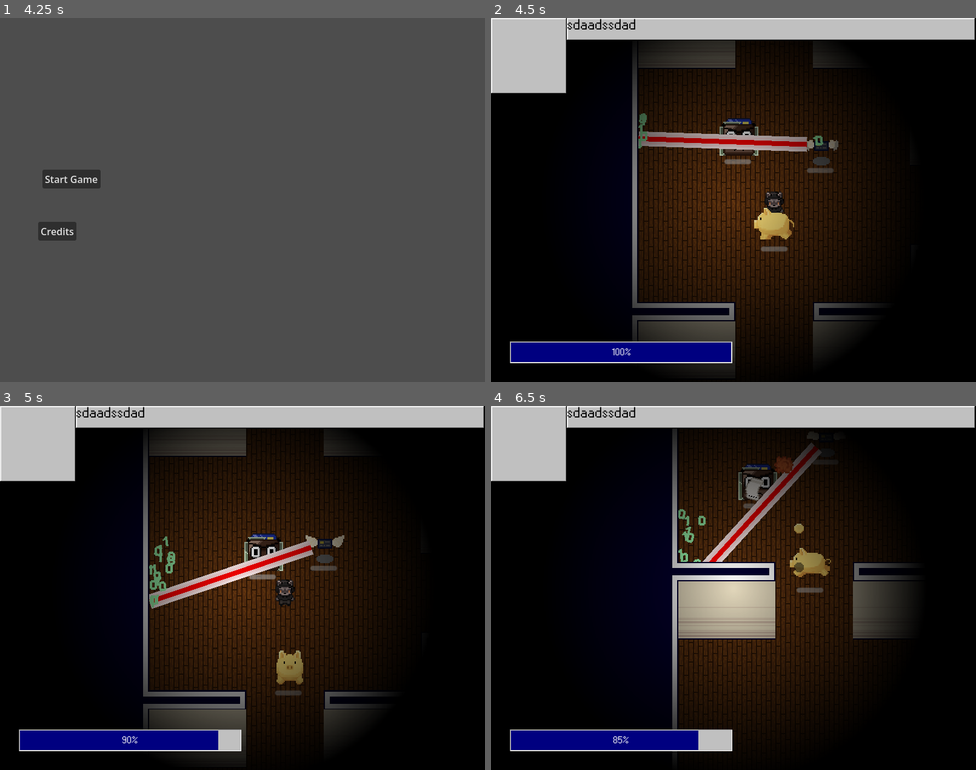
Above: before the commit, frames 1-4 (two rows, left to right).
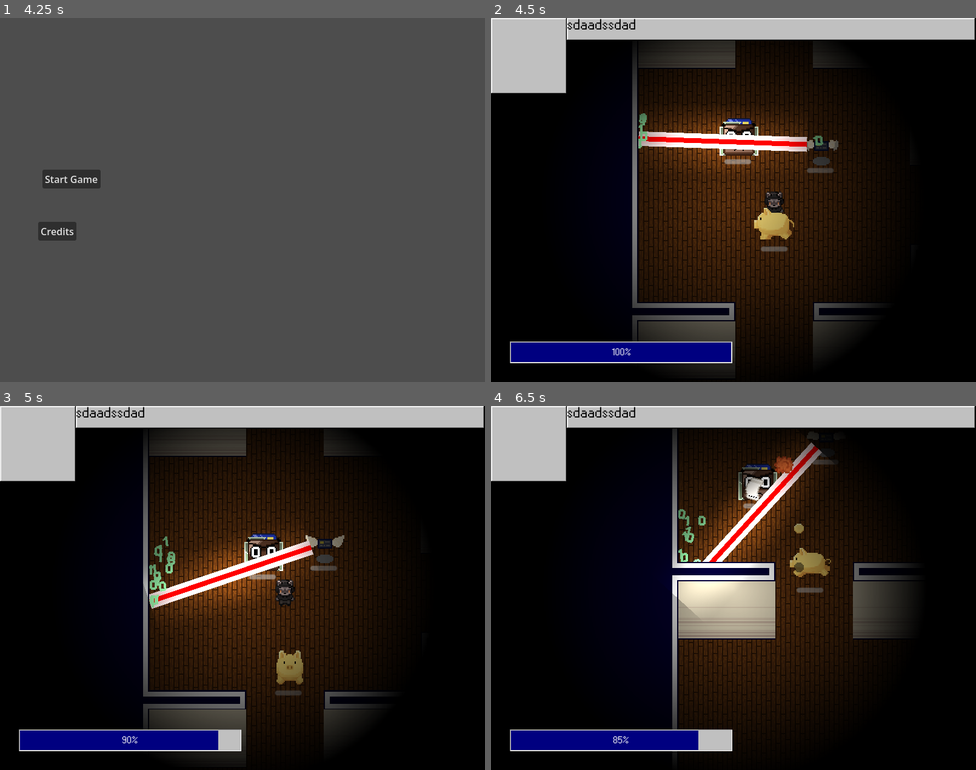
Above: after the commit, the same moments.

Repository: ygda-org/stock-strikers
Game: Godot game, scene res://main/startup_scene.tscn
Two runs of this game, one before a commit and one after it. Both use one fixed random seed, a clock stepped at 60 frames per second and the inputs below. Sound files missing from this copy of the repository are replaced by a short silence.
Inputs (mouse positions are in pixels of both pictures, inside the frame that each line leads up to):
- Up to frame 1 (4.25 s): move the mouse to (349, 181) at 0.52 s; hold D (move_right) 0.53-1.28 s; tap Shift (dodge) at 0.6, 2.1, 3.6 s; tap Enter at 1.25 s; move the mouse to (145, 218) at 1.27 s; hold S (move_down) 1.28-2.03 s; click (145, 218) at 1.35 s; move the mouse to (291, 119) at 2.02 s; hold D (move_right) 2.03-2.78 s; tap Space at 2.75 s; move the mouse to (218, 272) at 2.77 s; hold W (move_up) 2.78-3.53 s; click (218, 272) at 2.85 s; move the mouse to (388, 254) at 3.52 s; hold A (move_left) from 3.53 s (still down)
- Up to frame 2 (4.5 s): release A (move_left) at 4.25 s; click "Start Game" at 4.25 s
- Up to frame 3 (5 s): no input
- Up to frame 4 (6.5 s): move the mouse to (588, 533) at 5.02 s; hold A (move_left) 5.03-5.78 s; click (588, 533) at 5.1 s; move the mouse to (757, 588) at 5.77 s; hold S (move_down) from 5.78 s (still down); tap Shift (dodge) at 5.85 s

Frame 1 is identical in both runs. In frame 2, 3.3% of the frame differs, in the area x 30-66%, y 26-42%; in frame 3, 3.4%; in frame 4, 4.4%, in the area x 37-70%, y 10-58%.

Commit message:
laser slight mod (in progress)

Diff:
--- a/enemies/credit_card/laser/laser.tscn
+++ b/enemies/credit_card/laser/laser.tscn
@@ -2,6 +2,8 @@
 
 [ext_resource type="Script" uid="uid://w86k0qdyt6pc" path="res://enemies/credit_card/laser/laser.gd" id="1_mnss1"]
 [ext_resource type="Texture2D" uid="uid://b2moyk7nxbjuc" path="res://assets/enemies/credit_card/laser/laser.png" id="2_r3s25"]
+
+[sub_resource type="ShaderMaterial" id="ShaderMaterial_mnss1"]
 
 [sub_resource type="AtlasTexture" id="AtlasTexture_l3kua"]
 atlas = ExtResource("2_r3s25")
@@ -18,6 +20,16 @@
 "speed": 12.0
 }]
 
+[sub_resource type="Gradient" id="Gradient_mnss1"]
+interpolation_mode = 2
+offsets = PackedFloat32Array(0, 0.5, 1)
+colors = PackedColorArray(0, 0, 0, 1, 1, 1, 1, 1, 0, 0, 0, 1)
+metadata/_snap_enabled = true
+
+[sub_resource type="GradientTexture1D" id="GradientTexture1D_r3s25"]
+gradient = SubResource("Gradient_mnss1")
+width = 64
+
 [sub_resource type="RectangleShape2D" id="RectangleShape2D_ooaxc"]
 size = Vector2(6, 24)
 
@@ -29,11 +41,17 @@
 hit_from_inside = true
 
 [node name="AnimatedSprite2D" type="AnimatedSprite2D" parent="." unique_id=460099314]
+material = SubResource("ShaderMaterial_mnss1")
 position = Vector2(0, 12)
 sprite_frames = SubResource("SpriteFrames_viyxm")
 animation = &"laser"
 frame_progress = 0.48178402
 
+[node name="PointLight2D" type="PointLight2D" parent="AnimatedSprite2D" unique_id=1886802501]
+position = Vector2(0, -4.7683716e-07)
+scale = Vector2(1, 24)
+texture = SubResource("GradientTexture1D_r3s25")
+
 [node name="CollisionShape2D" type="CollisionShape2D" parent="." unique_id=510979464]
 position = Vector2(0, 12)
 shape = SubResource("RectangleShape2D_ooaxc")
--- /dev/null
+++ b/enemies/credit_card/laser/laser_sprite.gdshader
@@ -0,0 +1,31 @@
+shader_type canvas_item;
+
+void vertex() {
+	// Called for every vertex the material is visible on.
+}
+
+uniform float green_point = 0.25;
+
+void fragment()
+{
+	//vec2 grid_uv = round(UV * float(amount)) / float(amount);
+	//
+	//vec4 col = texture(TEXTURE, grid_uv);
+
+	float pixel_intensity = 64.0;
+
+	float pixel_UV_x = round(UV.x * pixel_intensity) / pixel_intensity;
+	float pixel_UV_y = round(UV.y * pixel_intensity) / pixel_intensity;
+
+	float offset = (sin(pixel_UV_y * 5.0 * 2.0 * PI) + 1.0)/2.0;
+
+	float red = max(0.0, pow((pixel_UV_x + offset/50.0),4));
+
+
+	COLOR = vec4(red,1.0,red,1.0);
+}
+
+//void light() {
+//	// Called for every pixel for every light affecting the CanvasItem.
+//	// Uncomment to replace the default light processing function with this one.
+//}
--- /dev/null
+++ b/enemies/credit_card/laser/laser_sprite.tscn
@@ -0,0 +1,36 @@
+[gd_scene format=3 uid="uid://htjyu5re4675"]
+
+[ext_resource type="Shader" uid="uid://1spxx6ydklks" path="res://enemies/credit_card/laser/laser_sprite.gdshader" id="1_kbtut"]
+
+[sub_resource type="ShaderMaterial" id="ShaderMaterial_o3cdo"]
+shader = ExtResource("1_kbtut")
+shader_parameter/green_point = 0.25
+
+[sub_resource type="ShaderMaterial" id="ShaderMaterial_rlycm"]
+shader = ExtResource("1_kbtut")
+shader_parameter/green_point = 0.25
+
+[sub_resource type="Gradient" id="Gradient_kbtut"]
+colors = PackedColorArray(1, 1, 1, 1, 1, 1, 1, 1)
+
+[sub_resource type="GradientTexture2D" id="GradientTexture2D_rlycm"]
+gradient = SubResource("Gradient_kbtut")
+
+[node name="LaserSprite" type="Node2D" unique_id=303556020]
+
+[node name="Marker2D" type="Marker2D" parent="." unique_id=1682147191]
+position = Vector2(22, 21)
+
+[node name="Line2D" type="Line2D" parent="." unique_id=1373090812]
+visible = false
+material = SubResource("ShaderMaterial_o3cdo")
+points = PackedVector2Array(11, 26, 0, 0, 16, 5, 20, 10, 16, 12)
+width = 1.0
+texture_mode = 1
+round_precision = 1
+
+[node name="Sprite2D" type="Sprite2D" parent="." unique_id=1586405843]
+material = SubResource("ShaderMaterial_rlycm")
+texture = SubResource("GradientTexture2D_rlycm")
+region_enabled = true
+region_rect = Rect2(32, 0, 32, 32)
Not shown, added: enemies/credit_card/laser/laser_sprite.gdshader.uid
